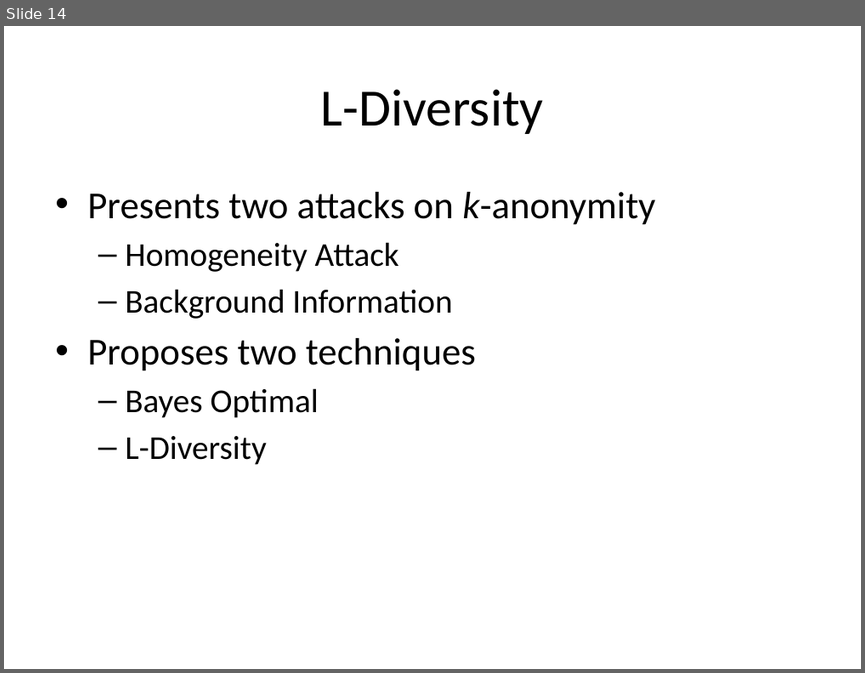
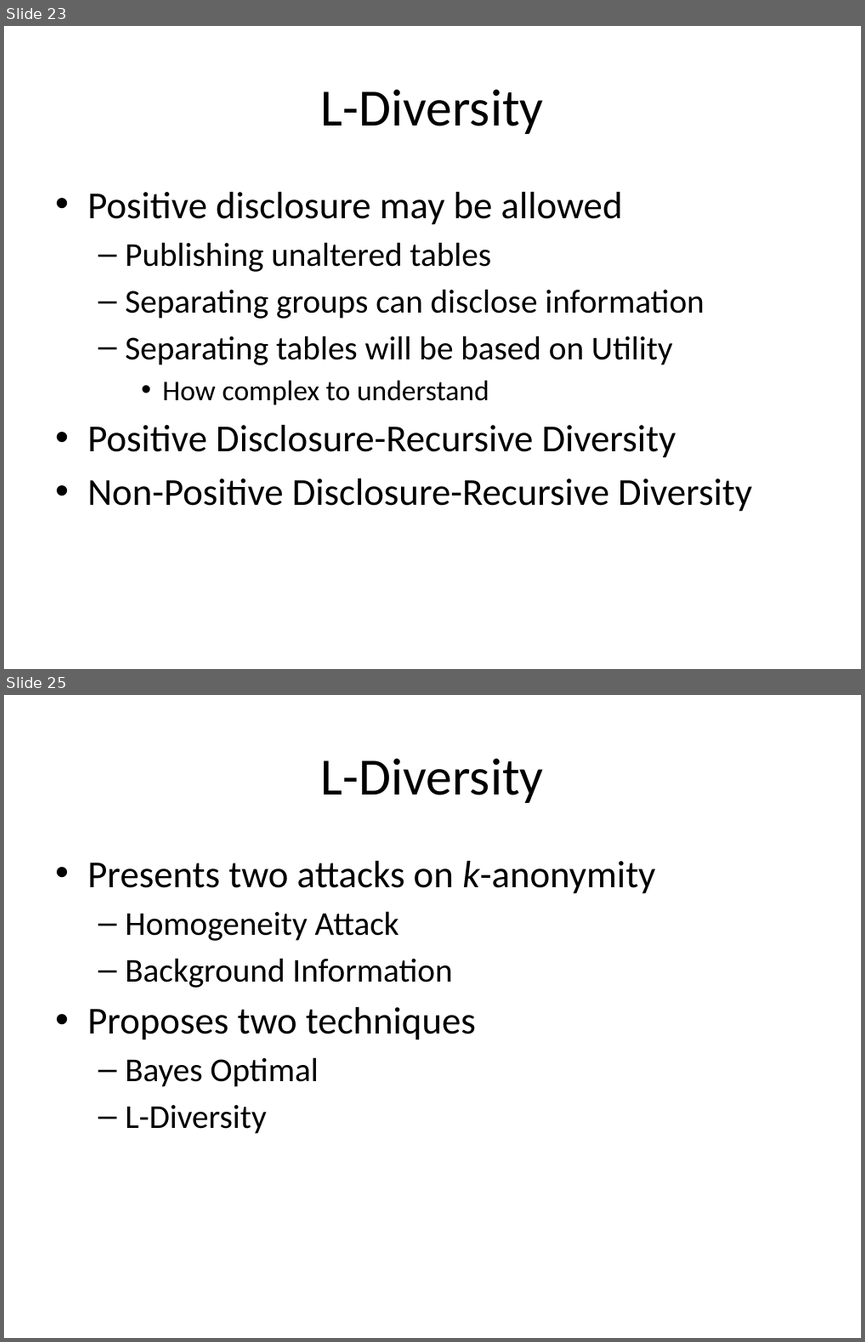
Before and after one commit to jayvelasco1990/big-data, a slide deck: Final Project/draft_presentation.pptx. Shown one above the other, each under a label of ours: slide 14 before the commit, slides 23 and 25 after it; the slides between them are not shown. The pictures are 865x673 and 865x1342 pixels, drawn with LibreOffice and Linux fonts; fonts in the diff are those of the drawing. Boxes give left, top, right and bottom in pixels: in the first picture for what was removed or moved away, otherwise in the second. Text is boxed around its words. In the diff, an @@ line names an element or a change of style, - is before the commit and + after.

```diff
--- a/Final Project/draft_presentation.pptx
+++ b/Final Project/draft_presentation.pptx
@@ slide 23 added at (4,26,861,669), background #FFFFFF @@
@@ title added at (321,89,544,134), 44 pt, text #000000 @@
+L-Diversity
@@ text added at (87,192,752,511), 32 pt, text #000000 @@
+• Positive disclosure may be allowed
+  – Publishing unaltered tables
+  – Separating groups can disclose information
+  – Separating tables will be based on Utility
+    • How complex to understand
+• Positive Disclosure-Recursive Diversity
+• Non-Positive Disclosure-Recursive Diversity
@@ what was slide 14 is now slide 25 @@
```
Also in this commit, not shown: 1 slide changed, 22 other slides added, 3 other files.
